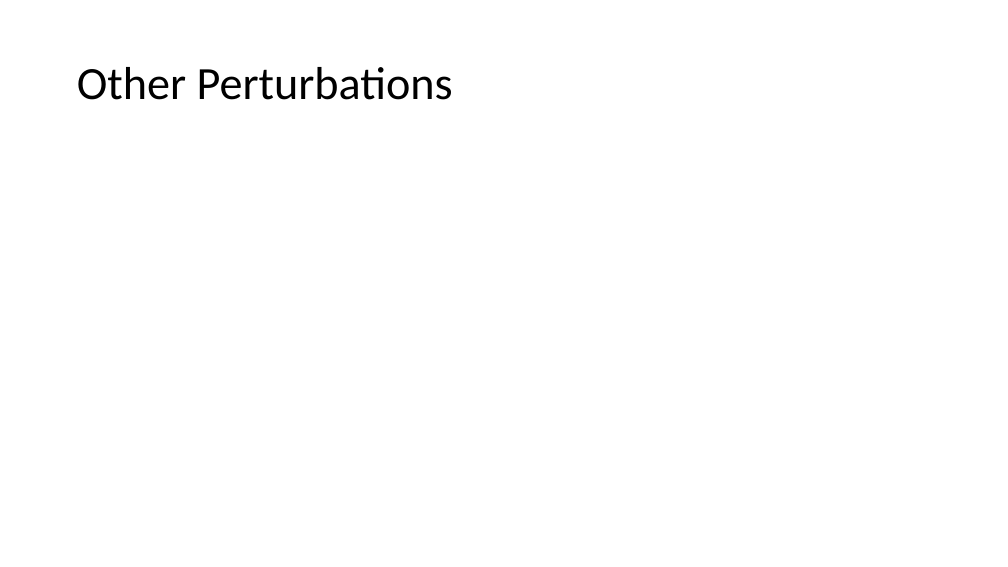
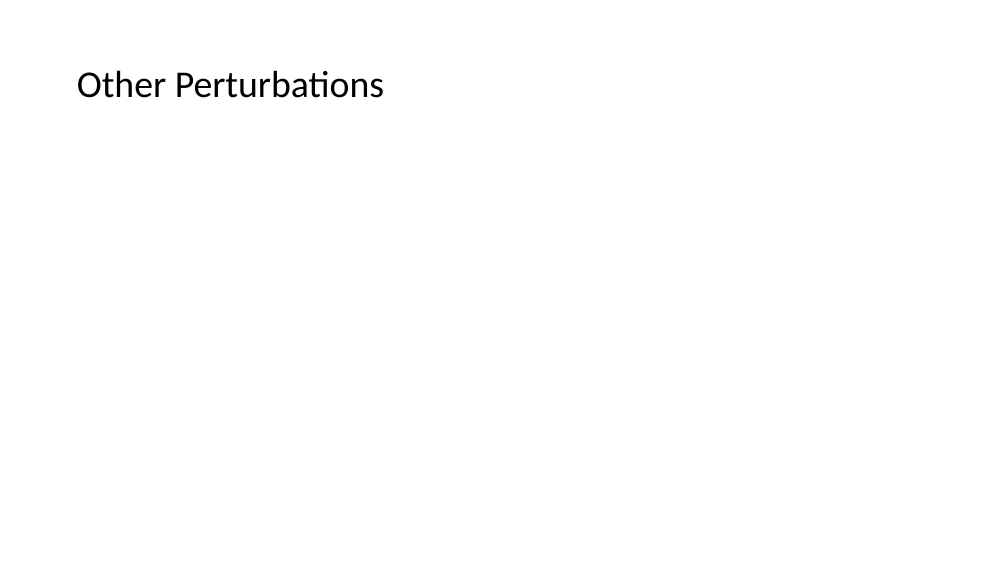
Before and after one commit to kwang0/KPZ-Project, a slide deck: slide 25 of EPiQS Presentation.pptx (slide 24 before the commit). Drawn at 1008x567 pixels with LibreOffice and Linux fonts; fonts in the diff are those of the drawing; grey boxes stand for pictures. Boxes give left, top, right and bottom in pixels: in the first picture for what was removed or moved away, otherwise in the second. Text is boxed around its words. In the diff, an @@ line names an element or a change of style, - is before the commit and + after.

```diff
--- a/EPiQS Presentation.pptx
+++ b/EPiQS Presentation.pptx
@@ title "Other Perturbations" at [77,70,384,98]: size 44 to 36 pt @@
```
Also in this commit, not shown: 8 other slides changed, 1 slide added.
